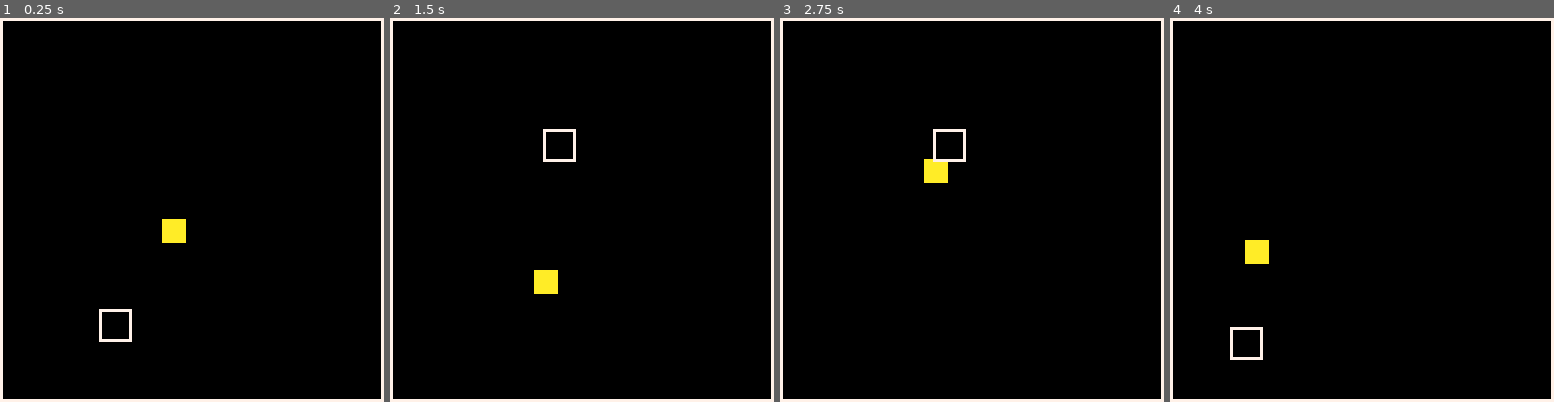
Above: before the commit, frames 1-4 (left to right).
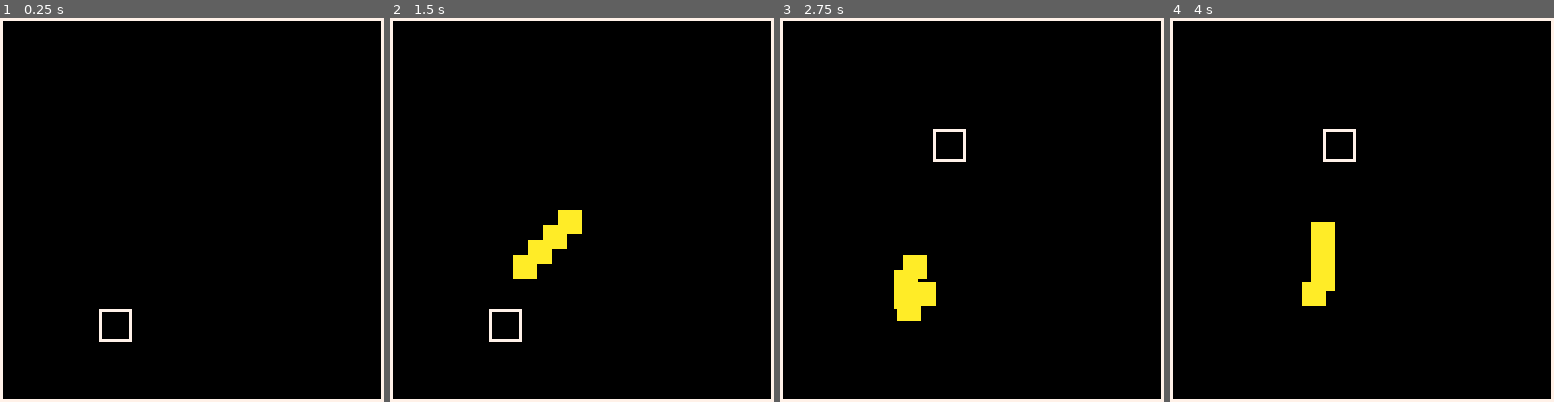
Above: after the commit, the same moments.

Repository: shen-sat/qix
Game: PICO-8 cartridge qix.p8
The game is run twice, just before and just after one commit, with the same random seed, the same clock (stepped at 60 frames per second) and the same inputs.
Inputs:
- Up to frame 1 (0.25 s): no input
- Up to frame 2 (1.5 s): no input
- Up to frame 3 (2.75 s): no input
- Up to frame 4 (4 s): no input

The runs differ from the first frame. In frame 1, 0.4% of the frame differs, in the area x 42-49%, y 52-59%; in frame 2, 2.2%; in frame 3, 1.8%; in frame 4, 2.3%, in the area x 15-49%, y 28-90%.

Commit message:
First draft of moving qix step-by-step with a tail

Diff:
--- a/qix.p8
+++ b/qix.p8
@@ -21,6 +21,7 @@
     y = 64,
     width = 8,
     height = 8,
+    speed = 0.5,
     destination = {
       x = flr(rnd(118)),
       y = flr(rnd(98)),
@@ -45,13 +46,15 @@
       if self:destination_reached() then
         self:generate_destination()
       else
-        if self.x >= (self.destination.x + self.destination.width) then self.x -= 1 end
-        if self.x <= self.destination.x then self.x += 1 end
-        if self.y >= (self.destination.y + self.destination.height) then self.y -= 1 end
-        if self.y <= self.destination.y then self.y += 1 end
+        if self.x >= (self.destination.x + self.destination.width) then self.x -= self.speed end
+        if self.x <= self.destination.x then self.x += self.speed end
+        if self.y >= (self.destination.y + self.destination.height) then self.y -= self.speed end
+        if self.y <= self.destination.y then self.y += self.speed end
       end
     end
   }
+  counter = 0
+  move_history = {}
 
   game.update = level_update
   game.draw = level_draw
@@ -59,14 +62,30 @@
 
 function level_update()
   qix:update()
+
+  counter += 1
+
+  if counter % 10 == 0 then
+    step = {qix.x, qix.y}
+    add(move_history, step)
+  end
+
+  if #move_history > 5 then del(move_history, move_history[1]) end
+
 end
 
 function level_draw()
   cls()
   rect(0,0,127,127,7) --border
-  spr(qix.sprite, qix.x - qix.width/2, qix.y - qix.height/2)
+
+  foreach(move_history,draw_block)
+
   -- destination hitbox
   rect(qix.destination.x,qix.destination.y,qix.destination.x + qix.destination.width,qix.destination.y + qix.destination.height,7)
+end
+
+function draw_block(step)
+ spr(qix.sprite, step[1] - qix.width/2, step[2] - qix.height/2)
 end
 
 function point_in_rect(x,y,left,top,width,height)
